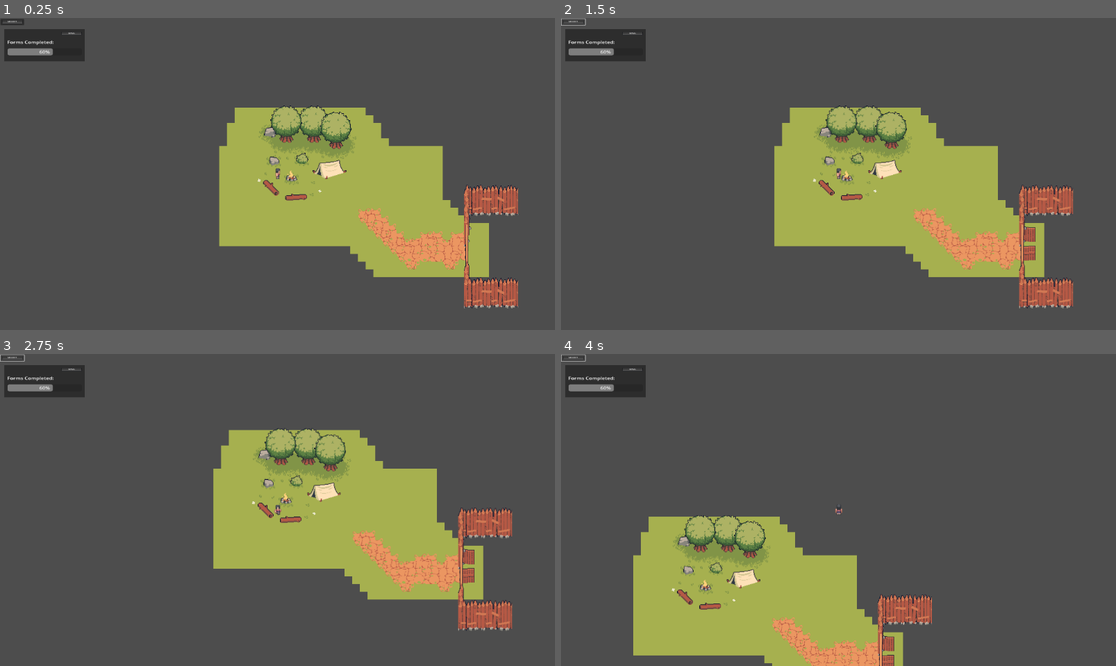
Above: before the commit, frames 1-4 (two rows, left to right).
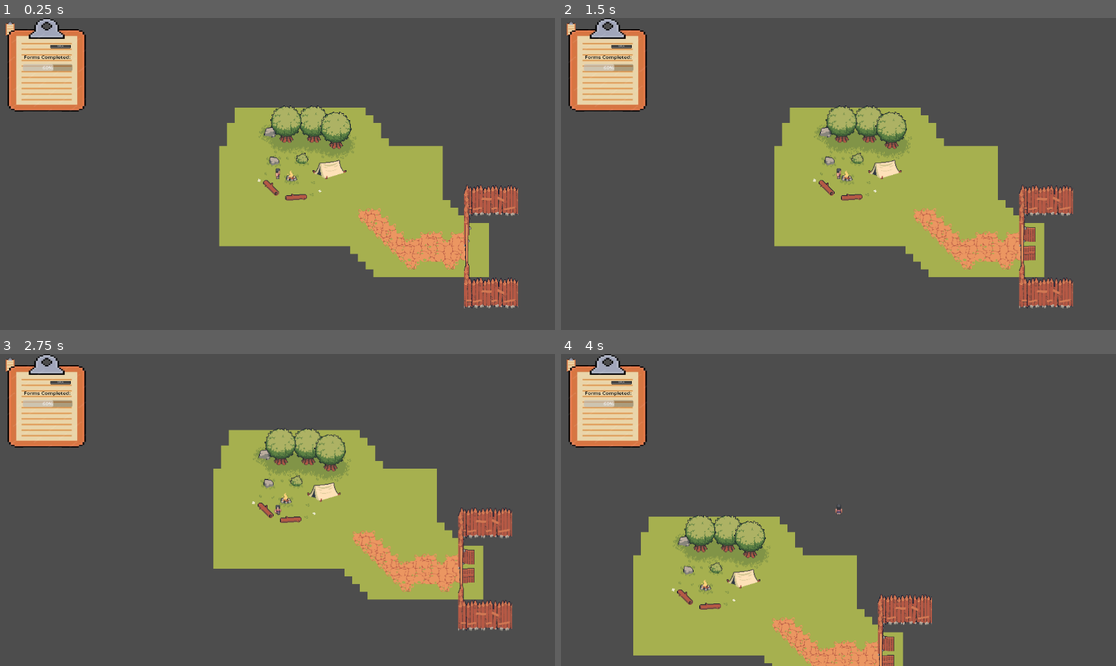
Above: after the commit, the same moments.

Repository: NathanReginato/StaffGame
Game: Godot game, scene res://Sandbox.tscn
Same seed, same stepped clock (60 frames per second), same inputs: the game is played once before the commit and once after it.
Inputs (mouse positions are in pixels of both pictures, inside the frame that each line leads up to):
- Up to frame 1 (0.25 s): no input
- Up to frame 2 (1.5 s): click (572, 21) at 0.52 s; tap Enter at 1.25 s; hold Right (move_right) from 1.28 s (still down)
- Up to frame 3 (2.75 s): tap Space at 2 s; release Right (move_right) at 2.03 s; hold Down (move_down) from 2.03 s (still down)
- Up to frame 4 (4 s): tap Enter at 2.75 s; release Down (move_down) at 2.78 s; hold Right (move_right) 2.78-3.53 s; hold Up (move_up) from 3.53 s (still down)

The runs differ from the first frame. In frame 1, 3.9% of the frame differs, in the area x 0-16%, y 0-31%; in frame 2, 3.9%; in frame 3, 3.9%; in frame 4, 3.9%.

Commit message:
clipboard art

Diff:
--- a/Sandbox/Camera2D.gd
+++ b/Sandbox/Camera2D.gd
@@ -11,4 +11,4 @@
 
 
 func _on_button_pressed():
-	$FormsPop.visible = false
+	$Clipboard.visible = false
--- a/Sandbox/CharacterBody2D.gd
+++ b/Sandbox/CharacterBody2D.gd
@@ -36,4 +36,4 @@
 
 
 func _on_button_pressed():
-	$Camera2D/FormsPop.visible = true
+	$Camera2D/Clipboard.visible = true
--- a/Sandbox/Sandbox.tscn
+++ b/Sandbox/Sandbox.tscn
@@ -1,9 +1,9 @@
-[gd_scene load_steps=82 format=3 uid="uid://okj2yik4pj41"]
+[gd_scene load_steps=83 format=3 uid="uid://okj2yik4pj41"]
 
 [ext_resource type="Script" path="res://CharacterBody2D.gd" id="1_onsfm"]
 [ext_resource type="Texture2D" uid="uid://dles2nscaedp4" path="res://Civilian2_Move.png" id="2_xmtik"]
-[ext_resource type="Texture2D" uid="uid://bdpomuw4ydnn4" path="res://Button Itch Pack/Select/Select1.png" id="3_6ds4y"]
 [ext_resource type="Script" path="res://Camera2D.gd" id="3_q0siy"]
+[ext_resource type="Texture2D" uid="uid://bpkgech86isub" path="res://clipboard.png" id="4_12b2n"]
 [ext_resource type="Texture2D" uid="uid://bveaboh7ab1es" path="res://Button Itch Pack/Back/Back1.png" id="4_sm6ab"]
 [ext_resource type="Texture2D" uid="uid://4plsjkxenc5j" path="res://Village Tileset/1.1 Tiles/Tileset2.png" id="20_6hawp"]
 [ext_resource type="Script" path="res://Gate.gd" id="20_8bf70"]
@@ -296,6 +296,9 @@
 [sub_resource type="CapsuleShape2D" id="CapsuleShape2D_66y4t"]
 radius = 10.2216
 height = 48.5441
+
+[sub_resource type="LabelSettings" id="LabelSettings_m8sek"]
+font_color = Color(0, 0, 0, 1)
 
 [sub_resource type="TileSetAtlasSource" id="TileSetAtlasSource_3nxqv"]
 texture = ExtResource("65_4sg5m")
@@ -771,43 +774,41 @@
 [node name="Button" type="Button" parent="CharacterBody2D/Camera2D"]
 offset_left = -839.631
 offset_top = -601.201
-offset_right = -767.631
-offset_bottom = -577.201
-icon = ExtResource("3_6ds4y")
-
-[node name="FormsPop" type="ColorRect" parent="CharacterBody2D/Camera2D"]
-offset_left = -827.949
-offset_top = -561.992
-offset_right = -583.949
-offset_bottom = -436.992
-color = Color(0.176419, 0.176419, 0.176419, 1)
-
-[node name="Label" type="Label" parent="CharacterBody2D/Camera2D/FormsPop"]
-layout_mode = 0
-offset_left = 8.76141
-offset_top = 39.2087
-offset_right = 150.761
-offset_bottom = 62.2087
+offset_right = -331.631
+offset_bottom = -93.201
+scale = Vector2(0.116262, 0.147418)
+icon = ExtResource("4_12b2n")
+flat = true
+
+[node name="Clipboard" type="Sprite2D" parent="CharacterBody2D/Camera2D"]
+position = Vector2(-699.449, -423.828)
+texture = ExtResource("4_12b2n")
+
+[node name="Button" type="Button" parent="CharacterBody2D/Camera2D/Clipboard"]
+offset_left = 5.84096
+offset_top = -82.1516
+offset_right = 77.841
+offset_bottom = -58.1516
+icon = ExtResource("4_sm6ab")
+flat = true
+
+[node name="ProgressBar" type="ProgressBar" parent="CharacterBody2D/Camera2D/Clipboard"]
+z_index = 2
+offset_left = -71.5511
+offset_top = -1.86705
+offset_right = 78.4489
+offset_bottom = 25.1329
+max_value = 10.0
+value = 6.0
+
+[node name="Label" type="Label" parent="CharacterBody2D/Camera2D/Clipboard"]
+offset_left = -68.6306
+offset_top = -41.0758
+offset_right = 73.3694
+offset_bottom = -18.0758
 text = "Forms Completed:
 "
-
-[node name="Button" type="Button" parent="CharacterBody2D/Camera2D/FormsPop"]
-layout_mode = 0
-offset_left = 167.926
-offset_top = 7.46833
-offset_right = 239.926
-offset_bottom = 31.4683
-icon = ExtResource("4_sm6ab")
-flat = true
-
-[node name="ProgressBar" type="ProgressBar" parent="CharacterBody2D/Camera2D/FormsPop"]
-layout_mode = 0
-offset_left = 10.2216
-offset_top = 74.6833
-offset_right = 235.222
-offset_bottom = 101.683
-max_value = 10.0
-value = 6.0
+label_settings = SubResource("LabelSettings_m8sek")
 
 [node name="Background" type="TileMap" parent="."]
 position = Vector2(33, 10)
@@ -1021,5 +1022,5 @@
 polygon = PackedVector2Array(68, 140, 76, 140, 78, 189, 178, 189, 178, 235, 66, 235)
 
 [connection signal="pressed" from="CharacterBody2D/Camera2D/Button" to="CharacterBody2D" method="_on_button_pressed"]
-[connection signal="pressed" from="CharacterBody2D/Camera2D/FormsPop/Button" to="CharacterBody2D/Camera2D" method="_on_button_pressed"]
+[connection signal="pressed" from="CharacterBody2D/Camera2D/Clipboard/Button" to="CharacterBody2D/Camera2D" method="_on_button_pressed"]
 [connection signal="body_entered" from="Static Assets/GateArea/Gate" to="Static Assets/GateArea/Gate" method="_on_body_entered"]
Binary file added: Sandbox/clipboard.png
Not shown, added: Sandbox/clipboard.png.import
